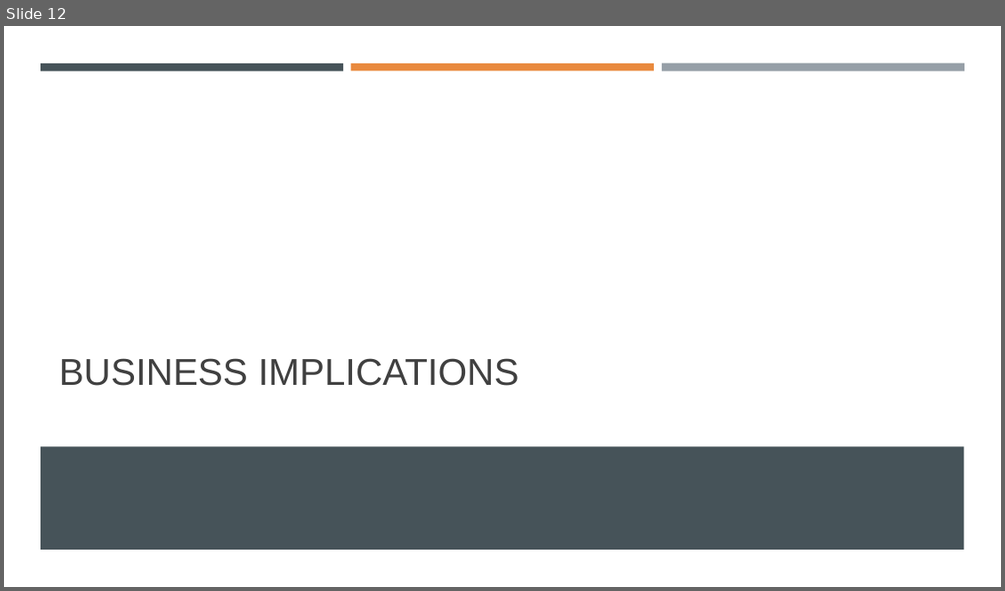
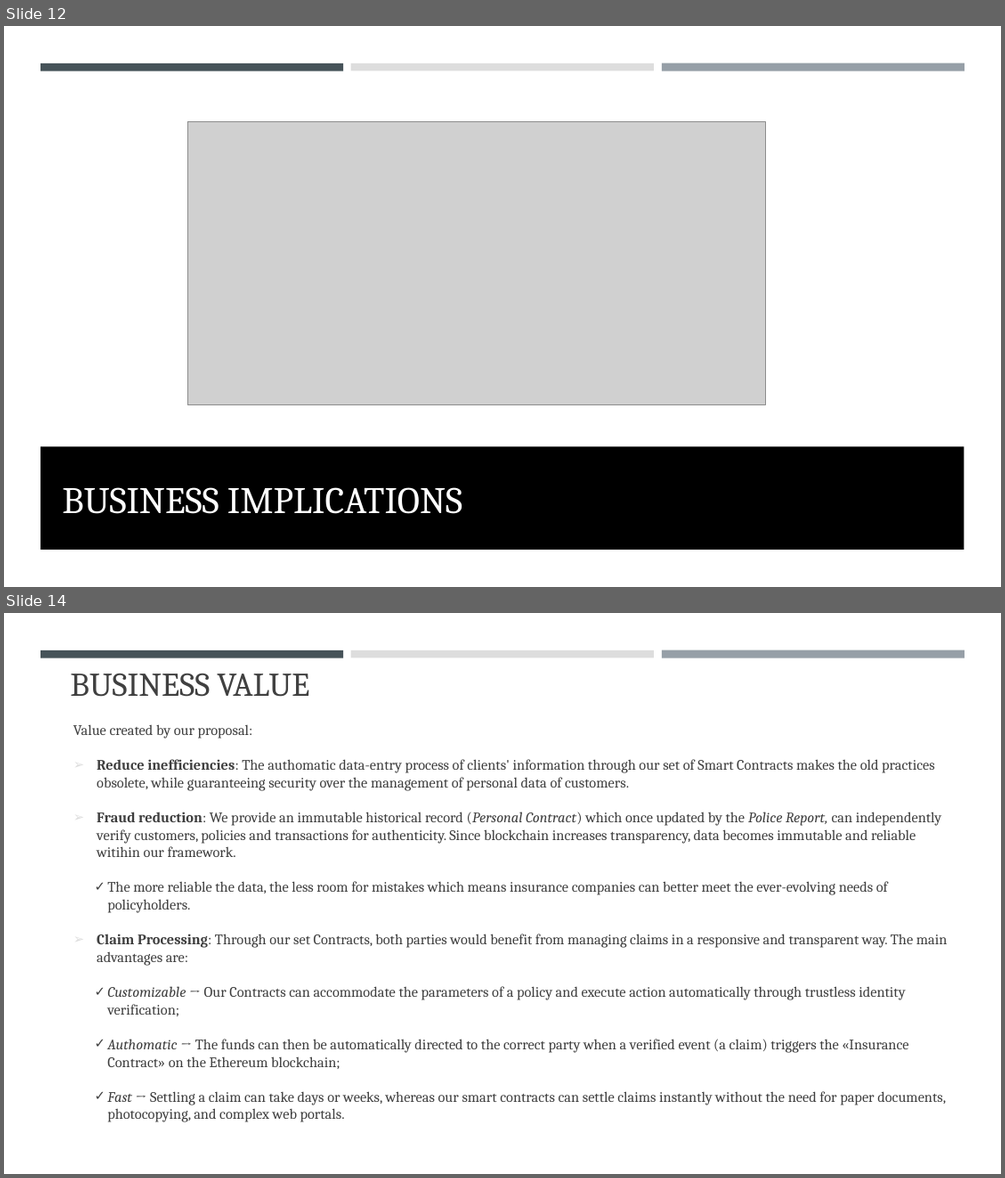
Before and after one commit to costanzimartina/Fintech_project, a slide deck: AutoInsurtech_Adobati_Basigalup_Colombo_Costanzi_Utke.pptx. Shown one above the other, each under a label of ours: slide 12 before the commit, slides 12 and 14 after it; the slides between them are not shown. The pictures are 1005x591 and 1005x1178 pixels, drawn with LibreOffice and Linux fonts; fonts in the diff are those of the drawing; grey boxes stand for pictures. Boxes give left, top, right and bottom in pixels: in the first picture for what was removed or moved away, otherwise in the second. Text is boxed around its words. In the diff, an @@ line names an element or a change of style, - is before the commit and + after.

```diff
--- a/AutoInsurtech_Adobati_Basigalup_Colombo_Costanzi_Utke.pptx
+++ b/AutoInsurtech_Adobati_Basigalup_Colombo_Costanzi_Utke.pptx
@@ slide 14 added at (x1=4, y1=613, x2=1001, y2=1174), background #FFFFFF; not listed: 3 template elements that a slide beside it also shows @@
@@ title added at (x1=70, y1=673, x2=309, y2=697), 32 pt, text #404040 @@
+BUSINESS VALUE
@@ text added at (x1=73, y1=724, x2=947, y2=1122), 14 pt, text #3E3E3E @@
+Value created by our proposal:
+➢ Reduce inefficiencies: The authomatic data-entry process of clients' information through our set of Smart Contracts makes the old practices obsolete, while guaranteeing security over the management of personal data of customers.
+➢ Fraud reduction: We provide an immutable historical record (Personal Contract) which once updated by the Police Report, can independently verify customers, policies and transactions for authenticity. Since blockchain increases transparency, data becomes immutable and reliable witihin our framework.
+  ✓ The more reliable the data, the less room for mistakes which means insurance companies can better meet the ever-evolving needs of policyholders.
+➢ Claim Processing: Through our set Contracts, both parties would benefit from managing claims in a responsive and transparent way. The main advantages are:
+  ✓ Customizable → Our Contracts can accommodate the parameters of a policy and execute action automatically through trustless identity verification;
+  ✓ Authomatic → The funds can then be automatically directed to the correct party when a verified event (a claim) triggers the «Insurance Contract» on the Ethereum blockchain;
+  ✓ Fast → Settling a claim can take days or weeks, whereas our smart contracts can settle claims instantly without the need for paper documents, photocopying, and complex web portals.
@@ slide 12 changed as well @@
@@ rectangle at (x1=351, y1=63, x2=654, y2=70): fill #E98A3E to #DDDDDD @@
@@ picture added at (x1=188, y1=122, x2=765, y2=405) @@
@@ title "BUSINESS IMPLICATIONS" moved from (x1=59, y1=358, x2=519, y2=386) to (x1=62, y1=487, x2=462, y2=514) @@
@@ title "BUSINESS IMPLICATIONS" at (x1=62, y1=487, x2=462, y2=514): font Arial to Cambria, text colour #404040 to #FFFFFF @@
@@ rectangle at (x1=40, y1=446, x2=964, y2=549): fill #465359 to #000000 @@
```
Also in this commit, not shown: 11 other slides changed, 2 other slides added, 3 slides removed, 4 other files.
